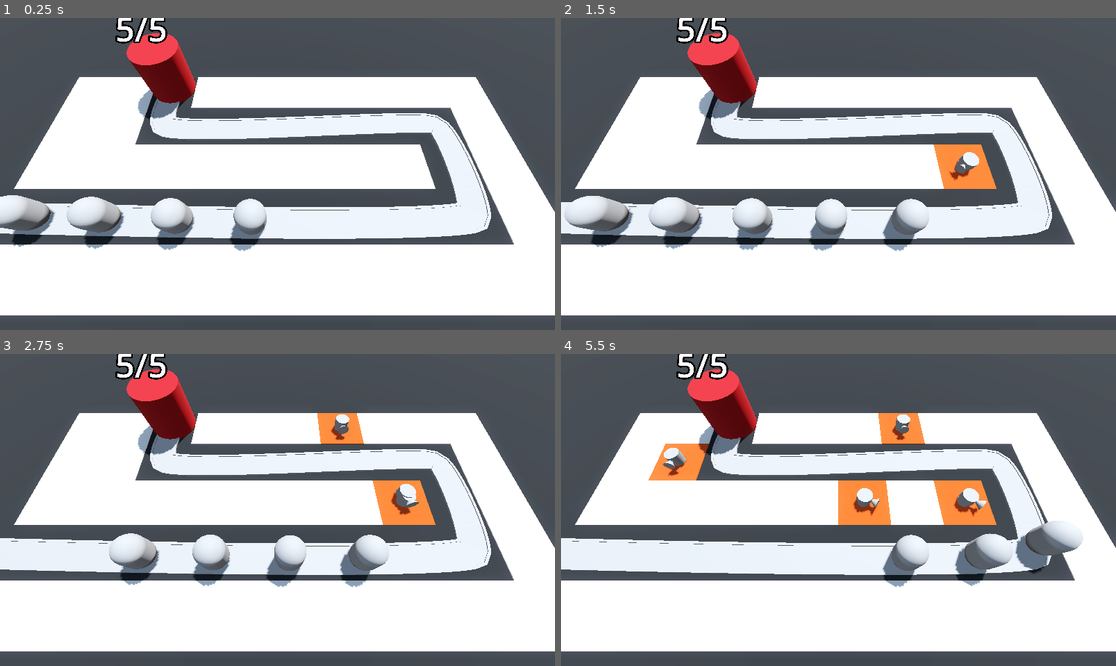
Above: before the commit, frames 1-4 (two rows, left to right).
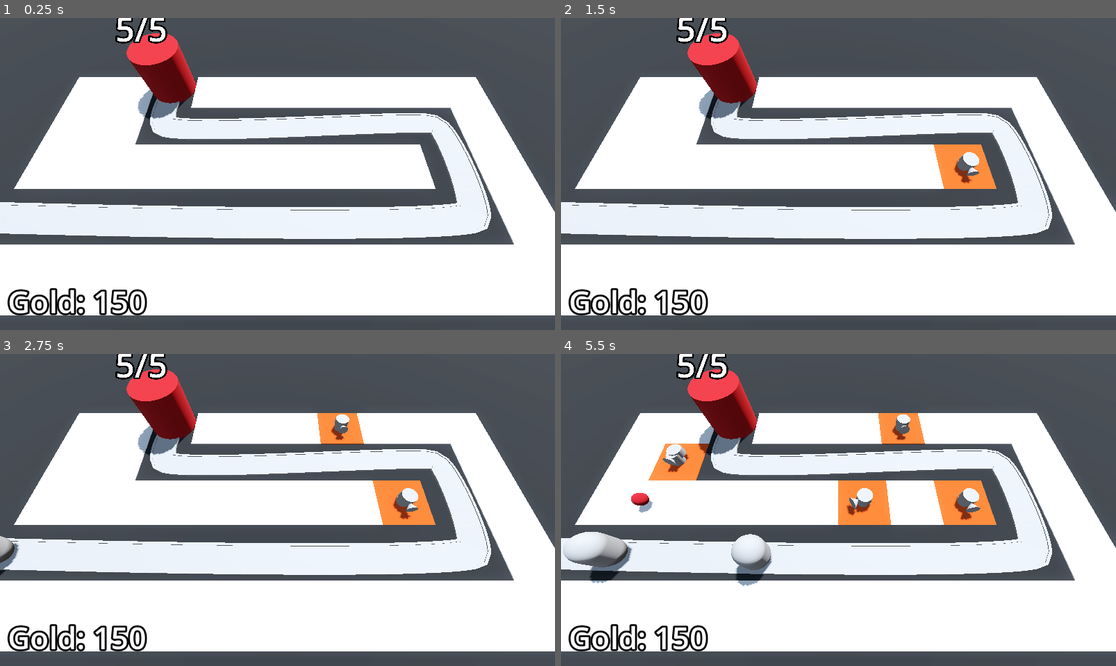
Above: after the commit, the same moments.

Repository: santoja/barbarian_rush_learning
Game: Godot game, scene res://BaseLevel.tscn
Two runs of this game, one before a commit and one after it. Both use one fixed random seed, a clock stepped at 60 frames per second and the inputs below.
Inputs (mouse positions are in pixels of both pictures, inside the frame that each line leads up to):
- Up to frame 1 (0.25 s): no input
- Up to frame 2 (1.5 s): move the mouse to (960, 158) at 0.52 s; click (960, 158) at 0.6 s; move the mouse to (727, 189) at 1.27 s; click (727, 189) at 1.35 s
- Up to frame 3 (2.75 s): move the mouse to (333, 441) at 2.02 s; click (333, 441) at 2.1 s
- Up to frame 4 (5.5 s): move the mouse to (810, 572) at 2.77 s; click (810, 572) at 2.85 s; move the mouse to (1005, 556) at 3.52 s; click (1005, 556) at 3.6 s; move the mouse to (672, 463) at 4.27 s; click (672, 463) at 4.35 s; move the mouse to (866, 510) at 5.02 s; click (866, 510) at 5.1 s

The runs differ from the first frame. In frame 1, 4.2% of the frame differs, in the area x 0-49%, y 56-96%; in frame 2, 5.0%; in frame 3, 4.4%; in frame 4, 6.1%, in the area x 0-95%, y 22-96%.

Commit message:
Added initial control layer and labels

Diff:
--- /dev/null
+++ b/Bank.gd
@@ -0,0 +1,13 @@
+extends MarginContainer
+
+@export var starting_gold := 150
+
+@onready var label: Label = $Label
+
+var gold: int:
+	set(gold_in):
+		gold = max(gold_in, 0)
+		label.text = "Gold: " + str(gold)
+
+func _ready() -> void:
+	gold = starting_gold
--- a/BaseLevel.tscn
+++ b/BaseLevel.tscn
@@ -1,11 +1,13 @@
-[gd_scene load_steps=12 format=3 uid="uid://bd8wh2estqliy"]
+[gd_scene load_steps=15 format=3 uid="uid://bd8wh2estqliy"]
 
 [ext_resource type="MeshLibrary" uid="uid://b5wav48ktkxli" path="res://MeshLibraries/SpaceLibrary.tres" id="1_3xsto"]
 [ext_resource type="PackedScene" uid="uid://dlh7l16uu1b4y" path="res://RayPickerCamera/ray_picker_camera.tscn" id="1_vt7bu"]
 [ext_resource type="PackedScene" uid="uid://d01x4kv2a61bl" path="res://Enemy/enemy.tscn" id="2_i0b3s"]
+[ext_resource type="Script" path="res://EnemyPath.gd" id="3_8kurt"]
 [ext_resource type="PackedScene" uid="uid://bf581girq4lvm" path="res://Base/base.tscn" id="3_eyew1"]
 [ext_resource type="Script" path="res://TurretManager.gd" id="5_bsi1w"]
 [ext_resource type="PackedScene" uid="uid://cfnoftnafo1dw" path="res://Turret/turret.tscn" id="6_cuxqa"]
+[ext_resource type="Script" path="res://Bank.gd" id="8_tb7x8"]
 
 [sub_resource type="ProceduralSkyMaterial" id="ProceduralSkyMaterial_7ivxk"]
 sky_horizon_color = Color(0.64625, 0.65575, 0.67075, 1)
@@ -29,6 +31,11 @@
 "tilts": PackedFloat32Array(0, -0.0526046, 0.0262198, 0, 0)
 }
 point_count = 5
+
+[sub_resource type="LabelSettings" id="LabelSettings_dvom3"]
+font_size = 64
+outline_size = 16
+outline_color = Color(0, 0, 0, 1)
 
 [node name="BaseLevel" type="Node3D"]
 
@@ -56,10 +63,12 @@
 "cells": PackedInt32Array(65535, 65534, 0, 65535, 2, 0, 65531, 65535, 0, 4, 65535, 0, 65531, 65534, 0, 65531, 0, 0, 655 …(306 unchanged characters)…
 }
 
-[node name="Path3D" type="Path3D" parent="."]
+[node name="EnemyPath" type="Path3D" parent="."]
 curve = SubResource("Curve3D_yspei")
+script = ExtResource("3_8kurt")
+enemy_scene = ExtResource("2_i0b3s")
 
-[node name="Road" type="CSGPolygon3D" parent="Path3D"]
+[node name="Road" type="CSGPolygon3D" parent="EnemyPath"]
 polygon = PackedVector2Array(-1, 0, -1, 0.1, 1, 0.1, 1, 0)
 mode = 2
 path_node = NodePath("..")
@@ -72,7 +81,7 @@
 path_u_distance = 1.0
 path_joined = false
 
-[node name="LeftEdge" type="CSGPolygon3D" parent="Path3D"]
+[node name="LeftEdge" type="CSGPolygon3D" parent="EnemyPath"]
 polygon = PackedVector2Array(-1.1, 0, -1.1, 0.15, -0.9, 0.15, -0.9, 0)
 mode = 2
 path_node = NodePath("..")
@@ -85,7 +94,7 @@
 path_u_distance = 1.0
 path_joined = false
 
-[node name="RighEdge" type="CSGPolygon3D" parent="Path3D"]
+[node name="RighEdge" type="CSGPolygon3D" parent="EnemyPath"]
 polygon = PackedVector2Array(1.1, 0, 1.1, 0.15, 0.9, 0.15, 0.9, 0)
 mode = 2
 path_node = NodePath("..")
@@ -98,24 +107,9 @@
 path_u_distance = 1.0
 path_joined = false
 
-[node name="Enemy" parent="Path3D" instance=ExtResource("2_i0b3s")]
-transform = Transform3D(0.00273783, 0, -0.999996, 0, 1, 0, 0.999996, 0, 0.00273783, -22.9497, 0, 6.10117)
-
-[node name="Enemy2" parent="Path3D" instance=ExtResource("2_i0b3s")]
-transform = Transform3D(-0.0253386, -0.00030969, -0.999679, -0.0122667, 0.999925, 1.15685e-06, 0.999602, 0.0122629, -0.0253405, -17.9518, -6.20363e-06, 6.23798)
-progress = 5.0
-
-[node name="Enemy3" parent="Path3D" instance=ExtResource("2_i0b3s")]
-transform = Transform3D(-0.0215891, -0.000391105, -0.999767, -0.0181593, 0.999835, 1.00347e-06, 0.999602, 0.0181551, -0.0215927, -12.9531, -1.16096e-05, 6.35544)
-progress = 10.0
-
-[node name="Enemy4" parent="Path3D" instance=ExtResource("2_i0b3s")]
-transform = Transform3D(-0.0171959, -0.000398471, -0.999852, -0.023214, 0.999731, 8.22591e-07, 0.999582, 0.0232106, -0.0172005, -7.95392, -1.61886e-05, 6.45284)
-progress = 15.0
-
-[node name="Enemy5" parent="Path3D" instance=ExtResource("2_i0b3s")]
-transform = Transform3D(-0.0113717, -0.000318229, -0.999934, -0.0280245, 0.999607, 5.82833e-07, 0.999542, 0.0280227, -0.0113762, -2.95444, -1.97316e-05, 6.5251)
-progress = 20.0
+[node name="Timer" type="Timer" parent="EnemyPath"]
+wait_time = 2.0
+autostart = true
 
 [node name="Base" parent="." instance=ExtResource("3_eyew1")]
 transform = Transform3D(1, 0, 0, 0, 1, 0, 0, 0, 1, -10, 0, -6.5)
@@ -123,4 +117,26 @@
 [node name="TurretManager" type="Node3D" parent="." node_paths=PackedStringArray("enemy_path")]
 script = ExtResource("5_bsi1w")
 turret = ExtResource("6_cuxqa")
-enemy_path = NodePath("../Path3D")
+enemy_path = NodePath("../EnemyPath")
+
+[node name="Bank" type="MarginContainer" parent="."]
+anchors_preset = 15
+anchor_right = 1.0
+anchor_bottom = 1.0
+grow_horizontal = 2
+grow_vertical = 2
+mouse_filter = 2
+theme_override_constants/margin_left = 16
+theme_override_constants/margin_top = 16
+theme_override_constants/margin_right = 16
+theme_override_constants/margin_bottom = 16
+script = ExtResource("8_tb7x8")
+
+[node name="Label" type="Label" parent="Bank"]
+layout_mode = 2
+size_flags_horizontal = 0
+size_flags_vertical = 8
+text = "Bank:"
+label_settings = SubResource("LabelSettings_dvom3")
+
+[connection signal="timeout" from="EnemyPath/Timer" to="EnemyPath" method="spawn_enemy"]
--- a/Enemy/enemy.tscn
+++ b/Enemy/enemy.tscn
@@ -14,6 +14,21 @@
 radius = 1.0
 height = 3.0
 
+[sub_resource type="Animation" id="Animation_cng33"]
+length = 0.001
+tracks/0/type = "value"
+tracks/0/imported = false
+tracks/0/enabled = true
+tracks/0/path = NodePath("DamageHighlight:visible")
+tracks/0/interp = 1
+tracks/0/loop_wrap = true
+tracks/0/keys = {
+"times": PackedFloat32Array(0),
+"transitions": PackedFloat32Array(1),
+"update": 1,
+"values": [false]
+}
+
 [sub_resource type="Animation" id="Animation_nh4ji"]
 resource_name = "TakeDamage"
 length = 0.1
@@ -28,21 +43,6 @@
 "transitions": PackedFloat32Array(1, 1),
 "update": 1,
 "values": [true, false]
-}
-
-[sub_resource type="Animation" id="Animation_cng33"]
-length = 0.001
-tracks/0/type = "value"
-tracks/0/imported = false
-tracks/0/enabled = true
-tracks/0/path = NodePath("DamageHighlight:visible")
-tracks/0/interp = 1
-tracks/0/loop_wrap = true
-tracks/0/keys = {
-"times": PackedFloat32Array(0),
-"transitions": PackedFloat32Array(1),
-"update": 1,
-"values": [false]
 }
 
 [sub_resource type="AnimationLibrary" id="AnimationLibrary_knco8"]
--- /dev/null
+++ b/EnemyPath.gd
@@ -0,0 +1,7 @@
+extends Path3D
+
+@export var enemy_scene: PackedScene
+
+func spawn_enemy() -> void:
+	var new_enemy = enemy_scene.instantiate()
+	add_child(new_enemy)
--- a/Turret/turret.tscn
+++ b/Turret/turret.tscn
@@ -15,6 +15,33 @@
 top_radius = 0.4
 bottom_radius = 0.1
 height = 0.5
+
+[sub_resource type="Animation" id="Animation_es8g1"]
+length = 0.001
+tracks/0/type = "value"
+tracks/0/imported = false
+tracks/0/enabled = true
+tracks/0/path = NodePath("TurretBase/TurretTop/Barrel:mesh:top_radius")
+tracks/0/interp = 1
+tracks/0/loop_wrap = true
+tracks/0/keys = {
+"times": PackedFloat32Array(0),
+"transitions": PackedFloat32Array(1),
+"update": 0,
+"values": [0.4]
+}
+tracks/1/type = "value"
+tracks/1/imported = false
+tracks/1/enabled = true
+tracks/1/path = NodePath("TurretBase/TurretTop:position")
+tracks/1/interp = 1
+tracks/1/loop_wrap = true
+tracks/1/keys = {
+"times": PackedFloat32Array(0),
+"transitions": PackedFloat32Array(1),
+"update": 0,
+"values": [Vector3(0, 0.3, 0)]
+}
 
 [sub_resource type="Animation" id="Animation_1t7jy"]
 resource_name = "turret_fire"
@@ -42,33 +69,6 @@
 "transitions": PackedFloat32Array(1, 1),
 "update": 0,
 "values": [Vector3(0, 0.3, -0.6), Vector3(0, 0.3, 0)]
-}
-
-[sub_resource type="Animation" id="Animation_es8g1"]
-length = 0.001
-tracks/0/type = "value"
-tracks/0/imported = false
-tracks/0/enabled = true
-tracks/0/path = NodePath("TurretBase/TurretTop/Barrel:mesh:top_radius")
-tracks/0/interp = 1
-tracks/0/loop_wrap = true
-tracks/0/keys = {
-"times": PackedFloat32Array(0),
-"transitions": PackedFloat32Array(1),
-"update": 0,
-"values": [0.4]
-}
-tracks/1/type = "value"
-tracks/1/imported = false
-tracks/1/enabled = true
-tracks/1/path = NodePath("TurretBase/TurretTop:position")
-tracks/1/interp = 1
-tracks/1/loop_wrap = true
-tracks/1/keys = {
-"times": PackedFloat32Array(0),
-"transitions": PackedFloat32Array(1),
-"update": 0,
-"values": [Vector3(0, 0.3, 0)]
 }
 
 [sub_resource type="AnimationLibrary" id="AnimationLibrary_pohb5"]
Not shown: 4 places in MeshLibraries/SpaceLibrary.tres that only renumber resources
